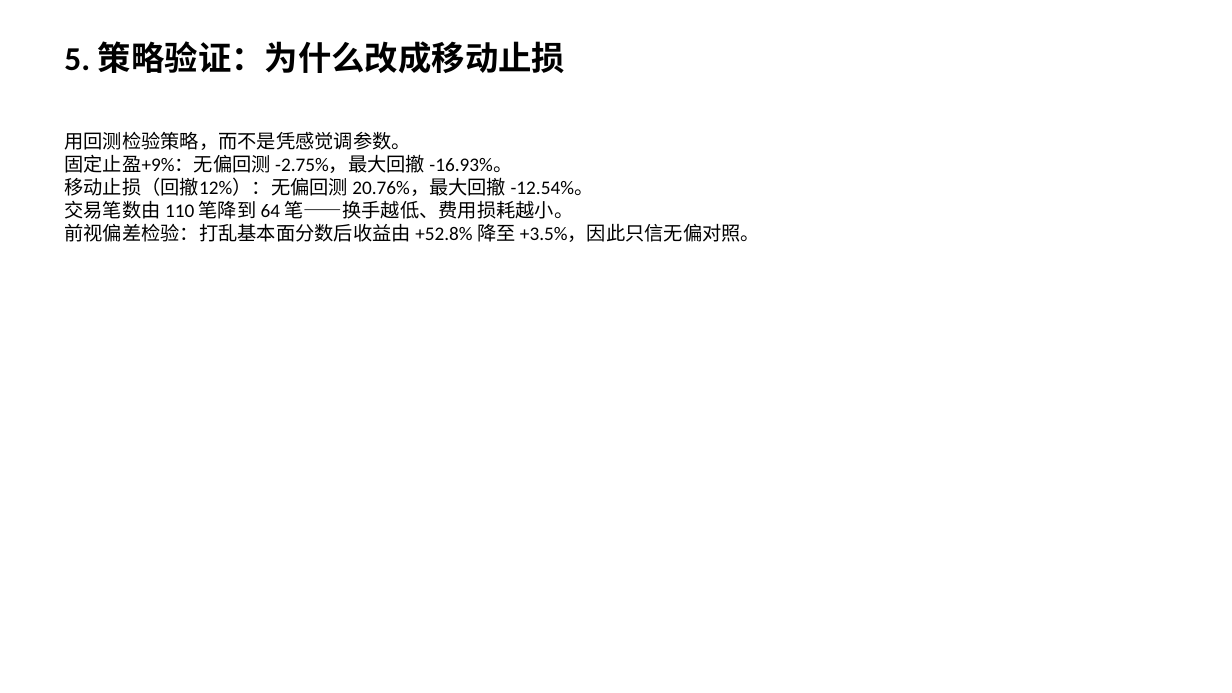
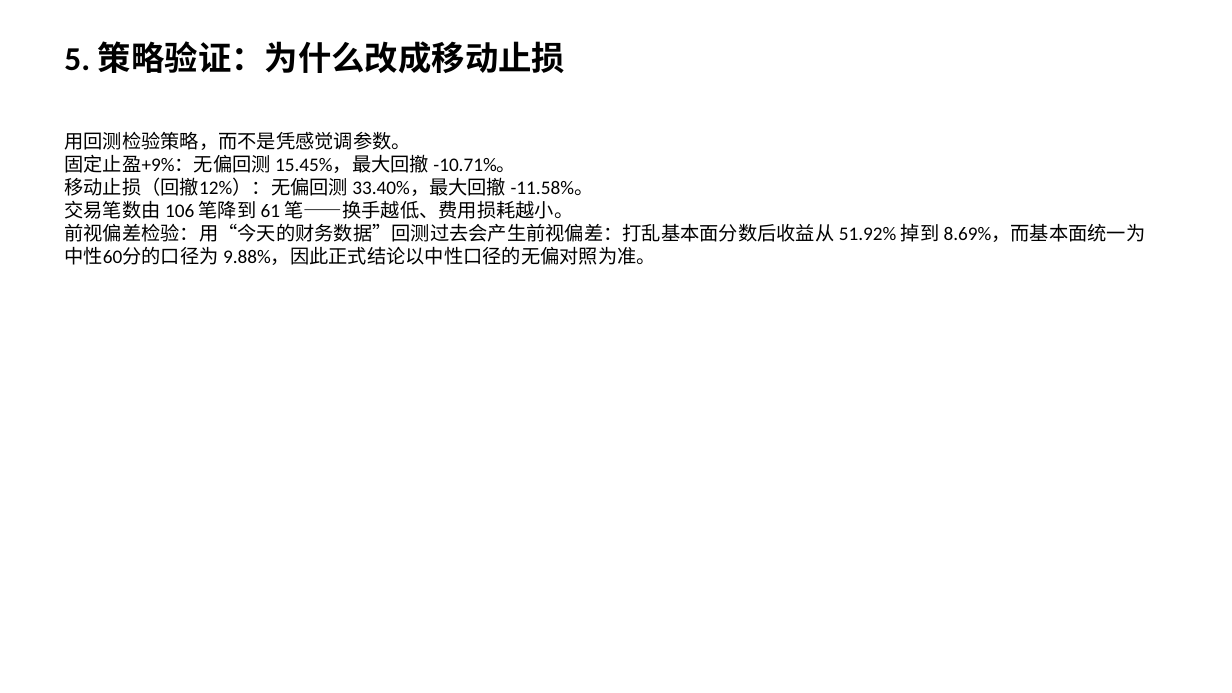
Before and after one commit to Albertdev12/pbl-workflow, a slide deck: slide 6 of outputs/12_中期路演.pptx. Drawn at 1232x693 pixels with LibreOffice and Linux fonts; fonts in the diff are those of the drawing. Boxes give left, top, right and bottom in pixels: in the first picture for what was removed or moved away, otherwise in the second. Text is boxed around its words. In the diff, an @@ line names an element or a change of style, - is before the commit and + after.

Commit message:
同步 outputs/12_中期路演.pptx（2026-09-13 修正数据源后重建）

```diff
--- a/outputs/12_中期路演.pptx
+++ b/outputs/12_中期路演.pptx
@@ text at (64, 155, 1146, 265): text changed @@
-固定止盈+9%：无偏回测 -2.75%，最大回撤 -16.93%。
-移动止损（回撤12%）：无偏回测 20.76%，最大回撤 -12.54%。
-交易笔数由 110 笔降到 64 笔——换手越低、费用损耗越小。
-前视偏差检验：打乱基本面分数后收益由 +52.8% 降至 +3.5%，因此只信无偏对照。
+固定止盈+9%：无偏回测 15.45%，最大回撤 -10.71%。
+移动止损（回撤12%）：无偏回测 33.40%，最大回撤 -11.58%。
+交易笔数由 106 笔降到 61 笔——换手越低、费用损耗越小。
+前视偏差检验：用“今天的财务数据”回测过去会产生前视偏差：打乱基本面分数后收益从 51.92% 掉到 8.69%，而基本面统一为中性60分的口径为 9.88%，因此正式结论以中性口径的无偏对照为准。
```
